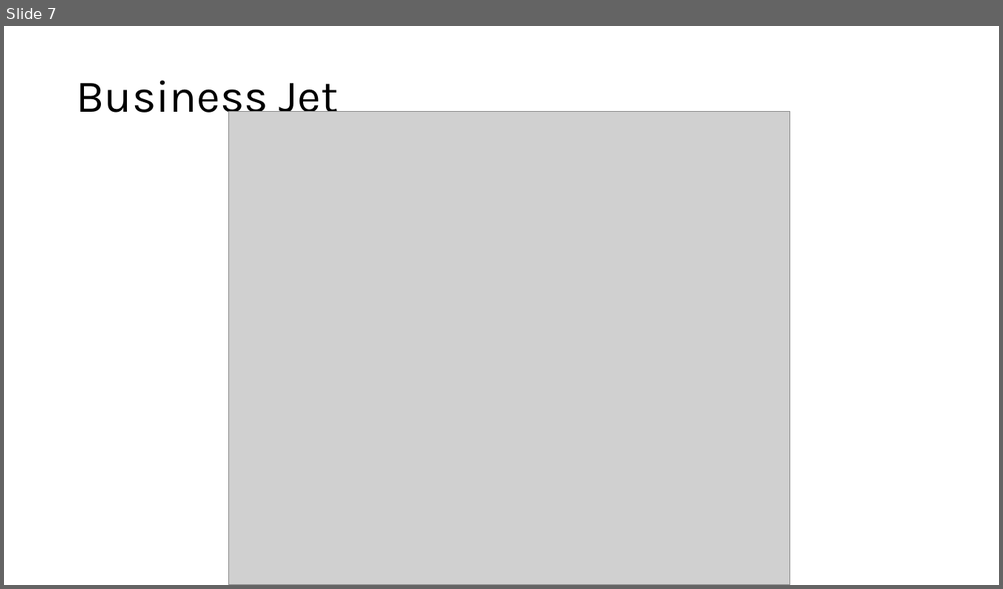
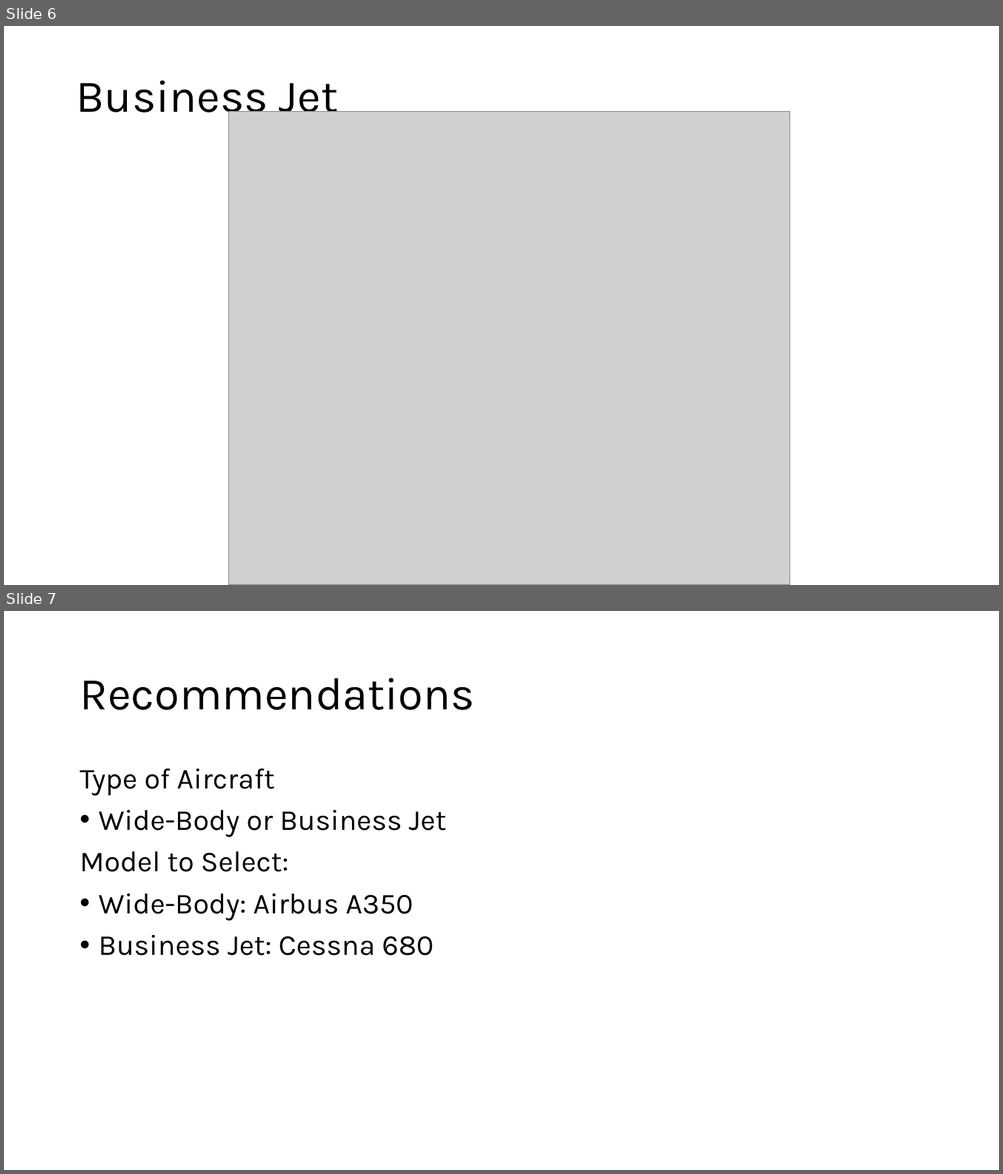
Before and after one commit to jgoett2/AirplaneRecommendations, a slide deck: Presentation.pptx. Shown one above the other, each under a label of ours: slide 7 before the commit, slides 6 and 7 after it. The pictures are 1003x589 and 1003x1174 pixels, drawn with LibreOffice and Linux fonts; fonts in the diff are those of the drawing; grey boxes stand for pictures. Boxes give left, top, right and bottom in pixels: in the first picture for what was removed or moved away, otherwise in the second. Text is boxed around its words. In the diff, an @@ line names an element or a change of style, - is before the commit and + after.

Commit message:
Updated Presentation

```diff
--- a/Presentation.pptx
+++ b/Presentation.pptx
@@ slide 7 added at [4,611,999,1170], background #FFFFFF @@
@@ title added at [79,678,475,710], 44 pt, text #000000 @@
+Recommendations
@@ text added at [79,769,447,956], 28 pt, text #000000 @@
+Type of Aircraft
+• Wide-Body or Business Jet
+Model to Select:
+• Wide-Body: Airbus A350
+• Business Jet: Cessna 680
@@ what was slide 7 is now slide 6 @@
```
Also in this commit, not shown: 1 slide changed, 1 other slide added, 2 slides removed.
